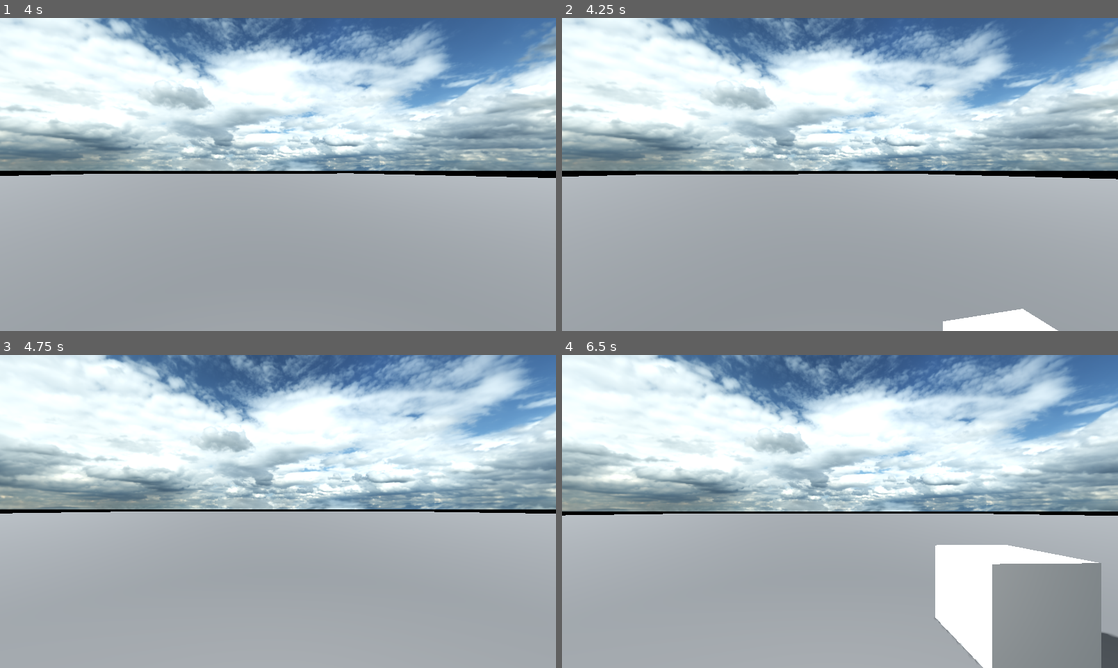
Above: before the commit, frames 1-4 (two rows, left to right).
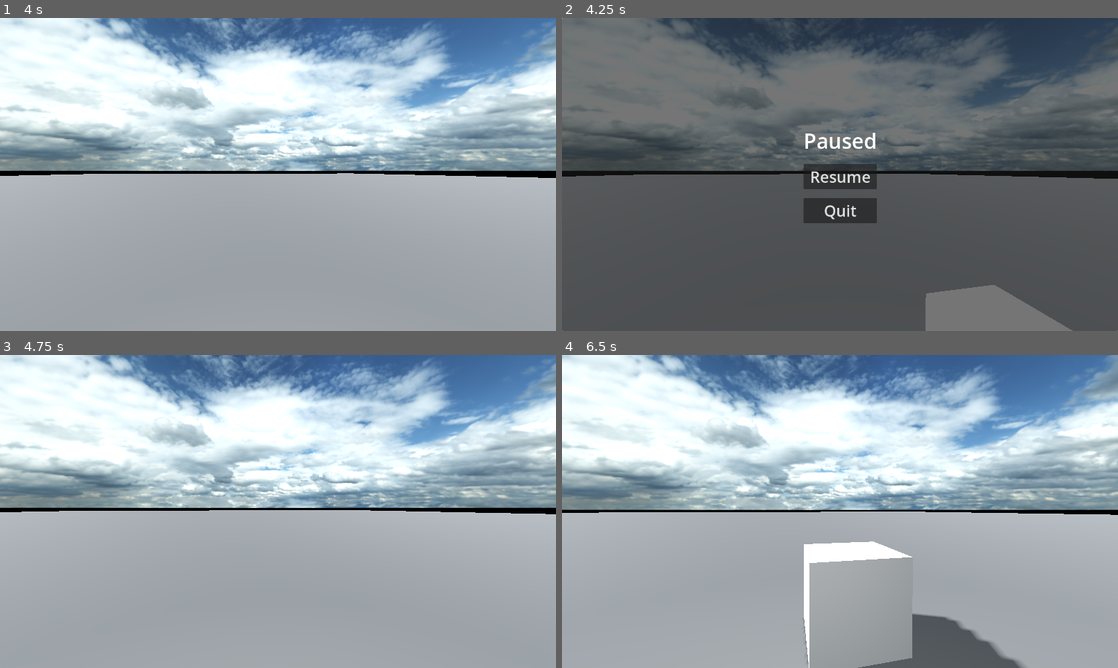
Above: after the commit, the same moments.

Repository: HuskyGameDev/2025f-team3
Game: Godot game, scene res://assets/scenes/test_scene.tscn
Same seed, same stepped clock (60 frames per second), same inputs: the game is played once before the commit and once after it.
Inputs (mouse positions are in pixels of both pictures, inside the frame that each line leads up to):
- Up to frame 1 (4 s): tap Enter (ui_accept) at 0.5, 0.77, 1.52, 2, 2.75, 3.02, 3.77 s; move the mouse to (305, 174) at 0.52 s; hold W (ui_up) from 0.53 s (still down); move the mouse to (250, 174) at 1.27 s; move the mouse to (289, 168) at 2.02 s; move the mouse to (272, 180) at 2.77 s; move the mouse to (316, 177) at 3.52 s
- Up to frame 2 (4.25 s): keep holding W (ui_up); tap Escape (Pause) at 4.15 s
- Up to frame 3 (4.75 s): release W (ui_up) at 4.25 s; click (278, 514) at 4.25 s, where only the run after the commit has a clickable "Resume"
- Up to frame 4 (6.5 s): move the mouse to (795, 508) at 5.02 s; hold W (ui_up) from 5.03 s (still down); tap Enter (ui_accept) at 5.27 s; move the mouse to (845, 511) at 5.77 s

Frame 1 is identical in both runs. In frame 2, 99% of the frame differs, in the area x 0-100%, y 0-100%; in frame 3, 27%; in frame 4, 40%.

Commit message:
Connected menus, added pause functionality

Diff:
--- a/crosscut/Assets/scripts/menu_controls.gd
+++ /dev/null
@@ -1,11 +0,0 @@
-extends Node
-
-
-# Called when the node enters the scene tree for the first time.
-func _ready() -> void:
-	pass # Replace with function body.
-
-
-# Called every frame. 'delta' is the elapsed time since the previous frame.
-func _process(delta: float) -> void:
-	pass
--- a/crosscut/assets/UI/pause_menu.gd
+++ b/crosscut/assets/UI/pause_menu.gd
@@ -1,8 +1,18 @@
 extends CanvasLayer
 
+func _ready() -> void:
+	hide()
+
 func _on_resume_pressed() -> void:
-	queue_free()
-	# get_tree().paused = false
+	hide()
+	get_tree().paused = false
+	Input.mouse_mode = Input.MOUSE_MODE_CAPTURED #go back to mouse camera controls
 
 func _on_quit_pressed() -> void:
+	get_tree().paused = false
 	get_tree().change_scene_to_file("res://assets/scenes/main_menu_scene.tscn")
+
+func _input(event):
+	if event.is_action_pressed("Pause"):
+		if get_tree().paused == false:
+			show()
--- a/crosscut/assets/scenes/test_scene.tscn
+++ b/crosscut/assets/scenes/test_scene.tscn
@@ -1,8 +1,9 @@
-[gd_scene load_steps=12 format=3 uid="uid://ccy5pg6ws1kk4"]
+[gd_scene load_steps=13 format=3 uid="uid://ccy5pg6ws1kk4"]
 
 [ext_resource type="PackedScene" uid="uid://x18icxf4xg6e" path="res://assets/scenes/first_person_player.tscn" id="1_41fjk"]
 [ext_resource type="Texture2D" uid="uid://cqedqgd8kybb0" path="res://assets/sky/DaySkyHDRI051B_2K-HDR.exr" id="1_376kr"]
 [ext_resource type="Script" uid="uid://by0kcrtjmydqp" path="res://assets/scripts/tower_grid.gd" id="3_vio1o"]
+[ext_resource type="PackedScene" uid="uid://cgudj1wf88k62" path="res://assets/UI/pause_menu.tscn" id="4_1npq7"]
 
 [sub_resource type="PanoramaSkyMaterial" id="PanoramaSkyMaterial_vio1o"]
 panorama = ExtResource("1_376kr")
@@ -28,7 +29,7 @@
 
 [sub_resource type="BoxMesh" id="BoxMesh_41fjk"]
 
-[node name="Node3D" type="Node3D"]
+[node name="Node3D2" type="Node3D"]
 
 [node name="DirectionalLight3D" type="DirectionalLight3D" parent="."]
 transform = Transform3D(-0.411514, 0.585839, -0.698175, 0, 0.766044, 0.642788, 0.911403, 0.264516, -0.315238, 0, 0, 0)
@@ -70,3 +71,6 @@
 cell_size = Vector3(5, 5, 5)
 script = ExtResource("3_vio1o")
 metadata/_editor_floor_ = Vector3(0, 4, 0)
+
+[node name="PauseMenu" parent="." instance=ExtResource("4_1npq7")]
+process_mode = 3
--- a/crosscut/assets/scripts/first_person_player.gd
+++ b/crosscut/assets/scripts/first_person_player.gd
@@ -23,6 +23,12 @@
 		rotate_y(-event.relative.x * mouse_sensitivity)
 		$Camera3D.rotate_x(-event.relative.y * mouse_sensitivity)
 		$Camera3D.rotation.x = clampf($Camera3D.rotation.x, -deg_to_rad(70), deg_to_rad(70))
+
+	#handle pausing the game
+	if event.is_action_pressed("Pause"):
+		if get_tree().paused == false:
+			Input.mouse_mode = Input.MOUSE_MODE_VISIBLE
+			get_tree().paused = true
 
 func _physics_process(delta: float) -> void:
 	print(grid_map.get_closest_position_on_grid(Vector2(position.x, position.z)))
Not shown, removed: crosscut/Assets/scripts/menu_controls.gd.uid
